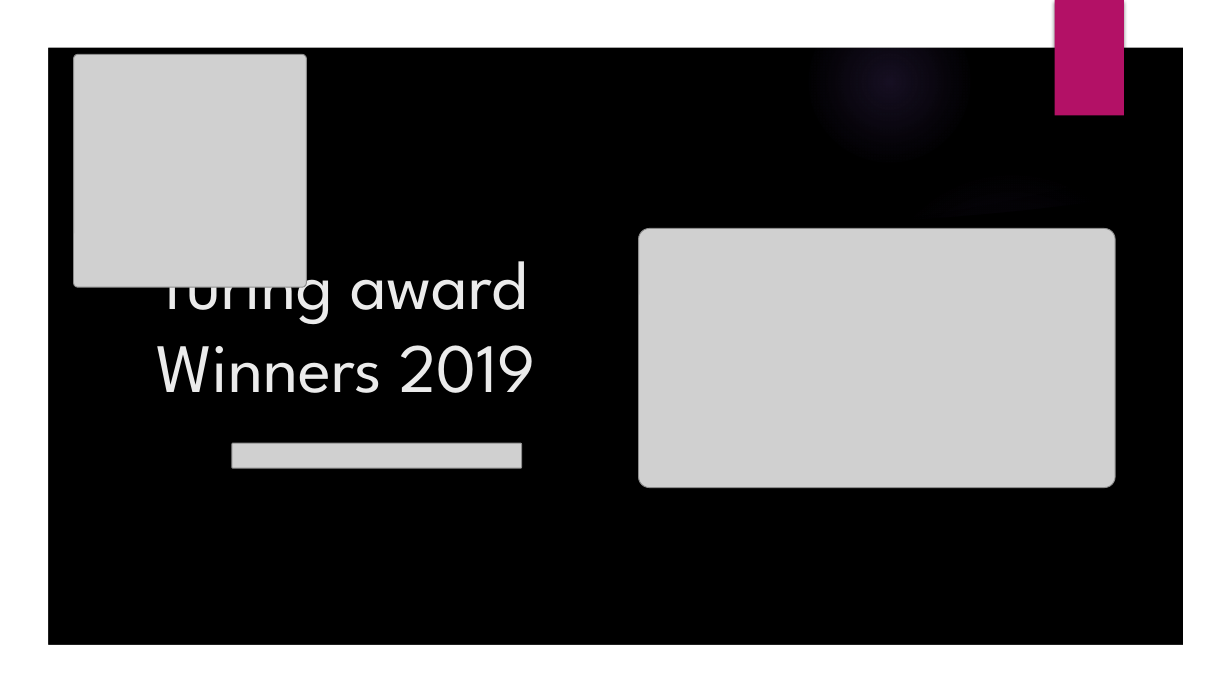
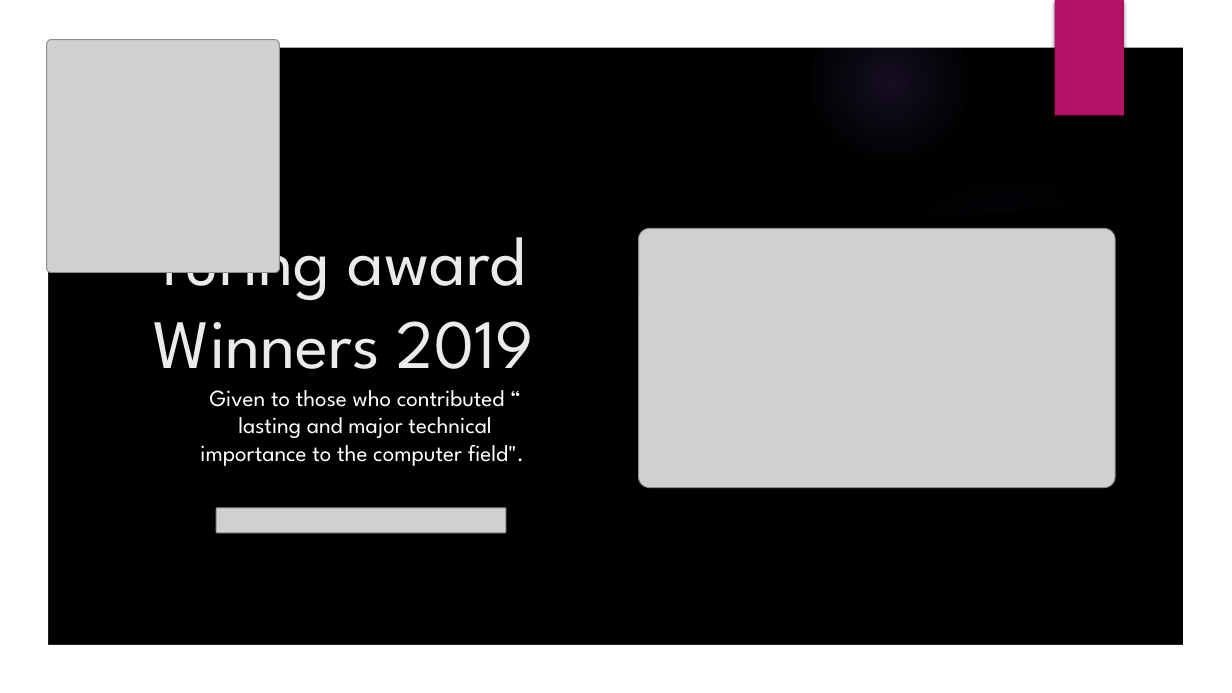
Before and after one commit to GallagherStephen/ResearchMethodsPresentation, a slide deck: slide 2 of Research Methods in Computing Presentation.pptx. Drawn at 1232x693 pixels with LibreOffice and Linux fonts; fonts in the diff are those of the drawing; grey boxes stand for pictures; background and template pictures are left out. Boxes give left, top, right and bottom in pixels: in the first picture for what was removed or moved away, otherwise in the second. Text is boxed around its words. In the diff, an @@ line names an element or a change of style, - is before the commit and + after.

```diff
--- a/Research Methods in Computing Presentation.pptx
+++ b/Research Methods in Computing Presentation.pptx
@@ picture: place and size @@
-picture at <box>74,55,307,287</box>
+picture at <box>46,40,279,273</box>
@@ title "Turing award Winners 2019": place and size @@
-title "Turing award Winners 2019" at <box>156,240,536,393</box>
+title "Turing award Winners 2019" at <box>154,216,534,369</box>
@@ text added at <box>200,390,524,466</box>, 18 pt, text #FFFFFF @@
+Given to those who contributed “ lasting and major technical importance to the computer field".
@@ picture: place and size @@
-picture at <box>232,444,522,469</box>
+picture at <box>216,508,506,533</box>
```
Also in this commit, not shown: 1 slide added, 1 slide removed.
